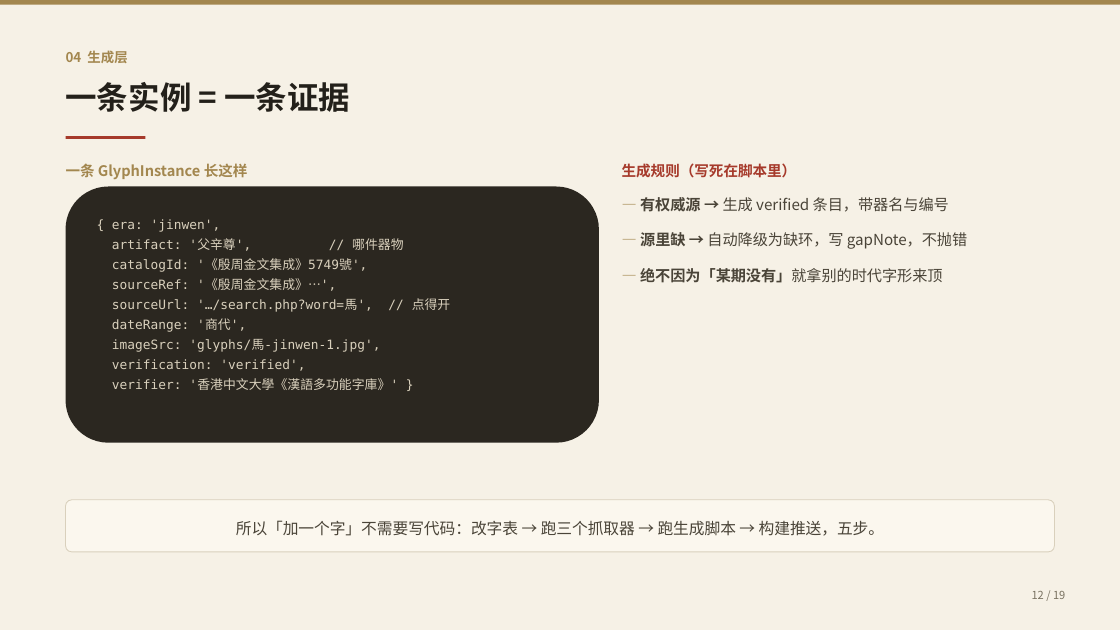
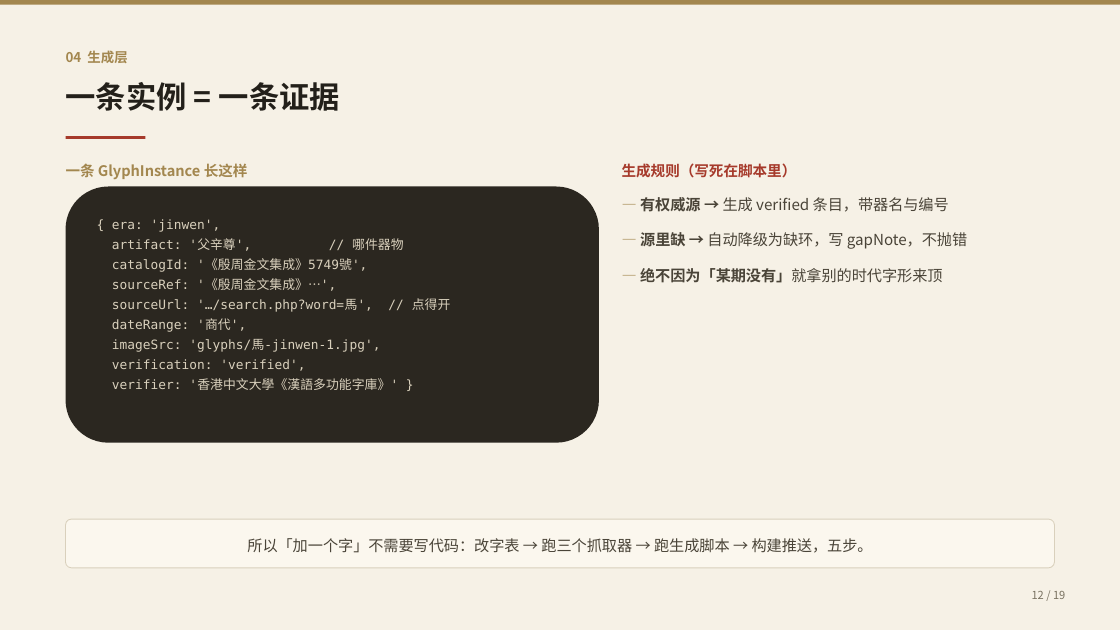
Before and after one commit to Otherhello/hanzi-timeline, a slide deck: slide 12 of docs/汉字字形演变证据链-汇报提纲.pptx. Drawn at 1120x630 pixels with LibreOffice and Linux fonts; fonts in the diff are those of the drawing. Boxes give left, top, right and bottom in pixels: in the first picture for what was removed or moved away, otherwise in the second. Text is boxed around its words. In the diff, an @@ line names an element or a change of style, - is before the commit and + after.

```diff
--- a/docs/汉字字形演变证据链-汇报提纲.pptx
+++ b/docs/汉字字形演变证据链-汇报提纲.pptx
@@ text "一条实例 = 一条证据" at box(66, 82, 340, 111): size 27 to 26 pt @@
@@ rounded rectangle "所以「加一个字」不需要写代码：改字表 → 跑三个抓取器 → 跑生成脚本 ...": place and size @@
-rounded rectangle "所以「加一个字」不需要写代码：改字表 → 跑三个抓取器 → 跑生成脚本 ..." at box(66, 500, 1054, 552)
+rounded rectangle "所以「加一个字」不需要写代码：改字表 → 跑三个抓取器 → 跑生成脚本 ..." at box(66, 519, 1054, 568)
@@ rounded rectangle "所以「加一个字」不需要写代码：改字表 → 跑三个抓取器 → 跑生成脚本 ..." at box(66, 519, 1054, 568): size 13.5 to 13 pt @@
```
Also in this commit, not shown: 16 other slides changed, 2 slides added, 2 slides removed, 2 other files.
